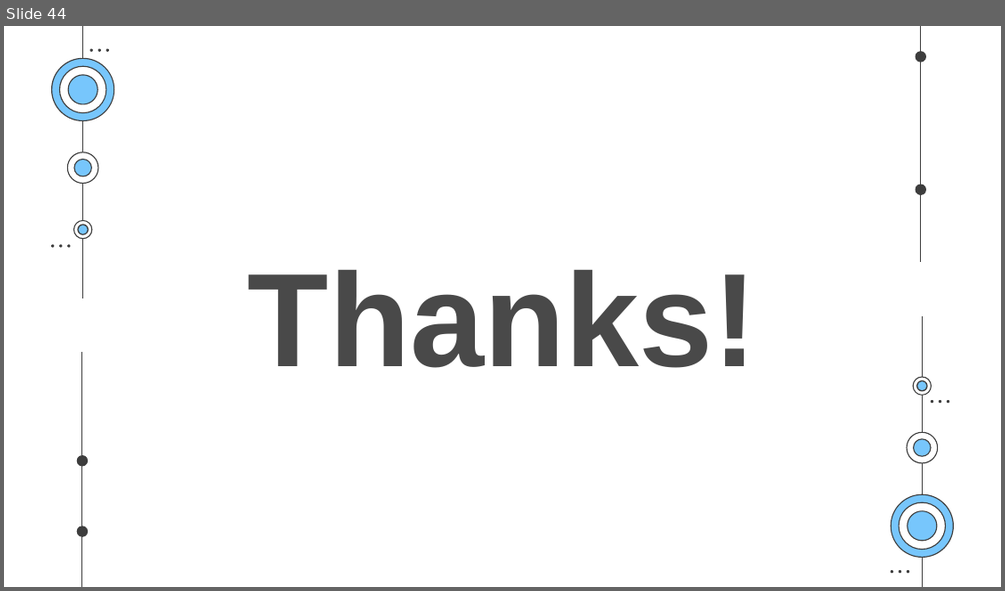
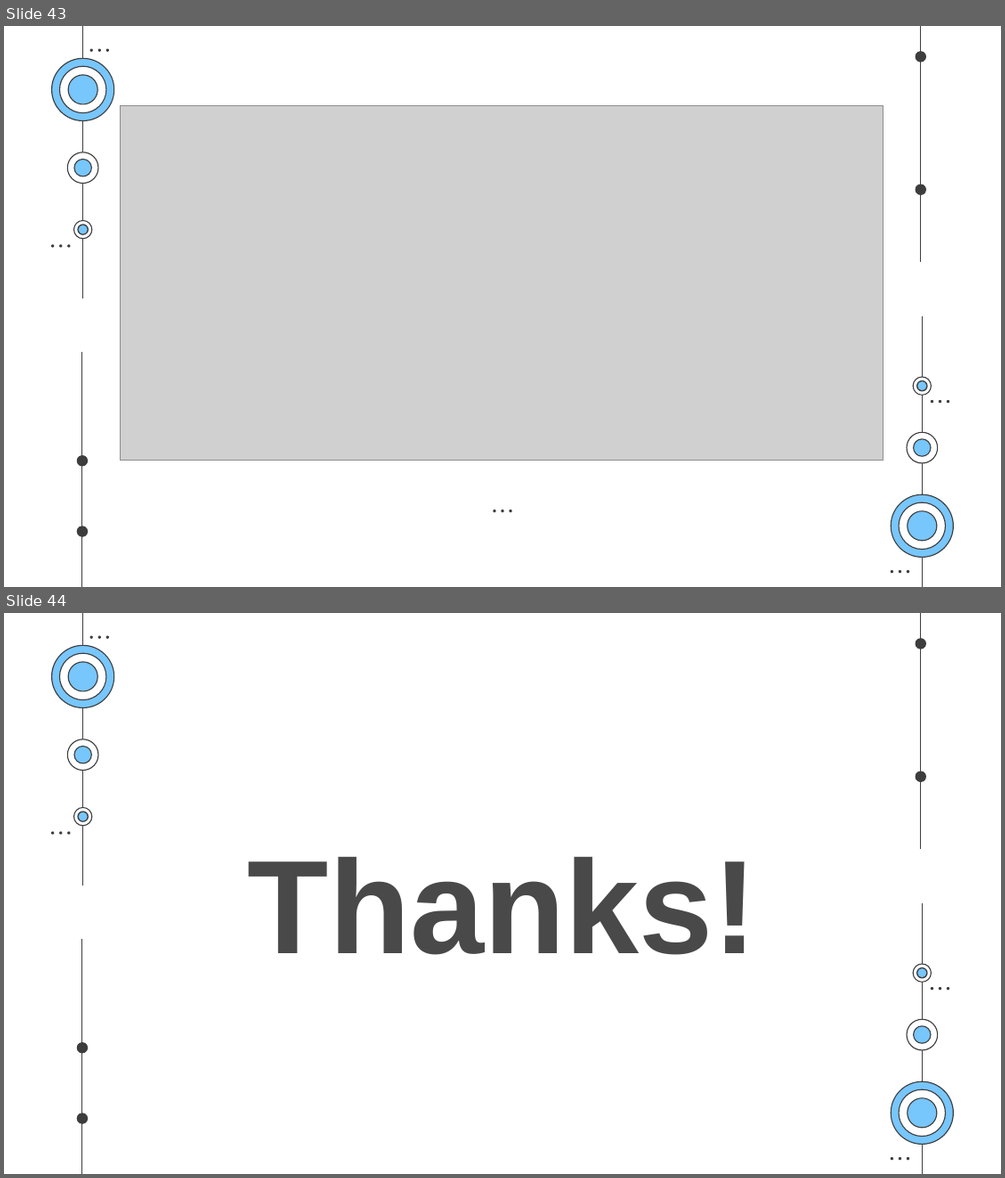
Before and after one commit to SaurabhYadav388/misc_works, a slide deck: Cloud_PPT/Shosau.pptx. Shown one above the other, each under a label of ours: slide 44 before the commit, slides 43 and 44 after it. The pictures are 1005x591 and 1005x1178 pixels, drawn with LibreOffice and Linux fonts; fonts in the diff are those of the drawing; grey boxes stand for pictures. Boxes give left, top, right and bottom in pixels: in the first picture for what was removed or moved away, otherwise in the second. Text is boxed around its words. In the diff, an @@ line names an element or a change of style, - is before the commit and + after.

```diff
--- a/Cloud_PPT/Shosau.pptx
+++ b/Cloud_PPT/Shosau.pptx
@@ slide 43 added at bbox=[4, 26, 1001, 587], background #FFFFFF; not listed: 48 template elements that a slide beside it also shows @@
@@ picture added at bbox=[121, 106, 883, 460] @@
@@ ellipse added at bbox=[493, 509, 495, 513], fill #3D3D3D @@
@@ ellipse added at bbox=[502, 509, 504, 513], fill #3D3D3D @@
@@ ellipse added at bbox=[510, 509, 512, 513], fill #3D3D3D @@
```
Also in this commit, not shown: 10 slides changed, 2 other slides added, 3 slides removed.
